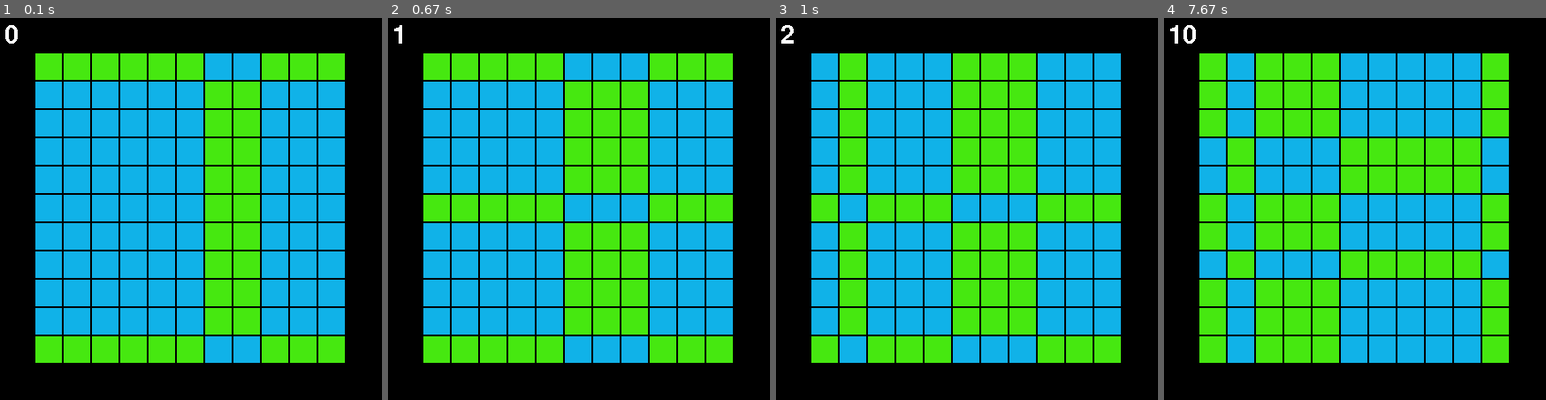
Above: before the commit, frames 1-4 (left to right).
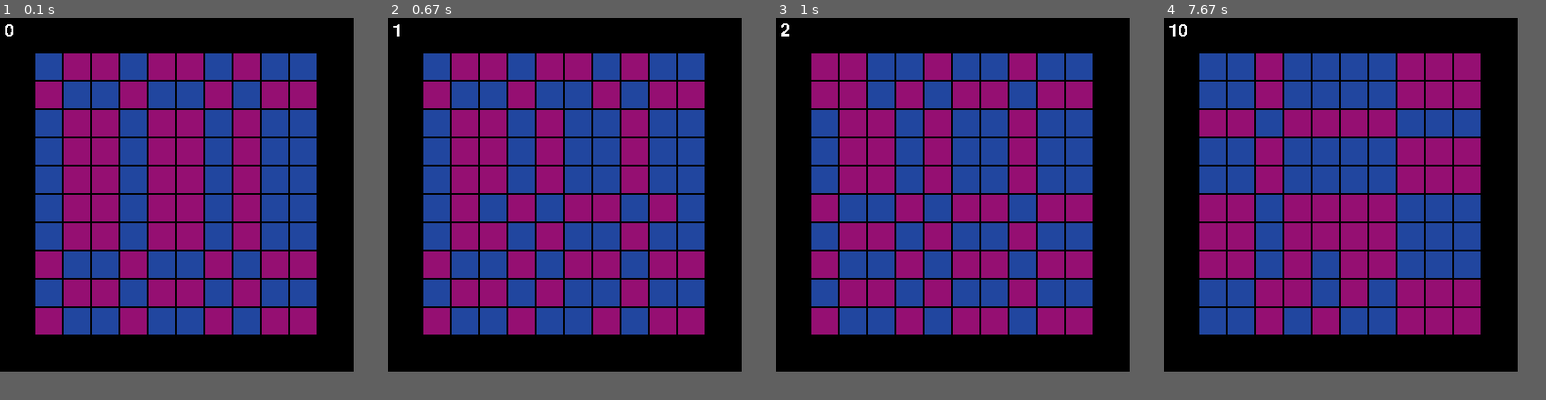
Above: after the commit, the same moments.

Repository: centipeda/pygame-shockwave
Game: pygame game, started from shockgame.py
Two runs of this game, one before a commit and one after it. Both use one fixed random seed, a clock stepped at 60 frames per second and the inputs below.
Inputs (mouse positions are in pixels of both pictures, inside the frame that each line leads up to):
- Up to frame 1 (0.1 s): no input
- Up to frame 2 (0.67 s): click (563, 193) at 0.38 s
- Up to frame 3 (1 s): press the mouse at (951, 193) at 0.7 s; move the mouse to (905, 128) at 0.8 s; release the mouse at (860, 63) at 0.93 s
- Up to frame 4 (7.67 s): press the mouse at (1355, 67) at 1.53 s; move the mouse to (1320, 94) at 1.63 s; release the mouse at (1290, 121) at 1.77 s; press the mouse at (1355, 67) at 2.37 s; move the mouse to (1324, 193) at 2.47 s; release the mouse at (1293, 319) at 2.6 s; press the mouse at (1412, 151) at 3.2 s; move the mouse to (1442, 109) at 3.3 s; release the mouse at (1473, 63) at 3.43 s; press the mouse at (1412, 151) at 4.03 s; move the mouse to (1419, 124) at 4.13 s; release the mouse at (1431, 98) at 4.27 s; press the mouse at (1355, 124) at 4.87 s; move the mouse to (1335, 212) at 4.97 s; release the mouse at (1320, 304) at 5.1 s; press the mouse at (1439, 67) at 5.7 s; move the mouse to (1370, 182) at 5.8 s; release the mouse at (1305, 300) at 5.93 s; press the mouse at (1439, 67) at 6.53 s; move the mouse to (1370, 155) at 6.63 s; release the mouse at (1301, 243) at 6.77 s; press the mouse at (1412, 151) at 7.37 s; move the mouse to (1366, 216) at 7.47 s; release the mouse at (1324, 285) at 7.6 s
In our replay, the window is 432x432 before the commit and 400x400 after it. These sizes can differ from the game's own. Grey fills any space a smaller window leaves; there, only what the larger window draws over its background counts as a difference.

The runs differ from the first frame. In frame 1, 58% of the frame differs, in the area x 1-91%, y 1-91%; in frame 2, 58%; in frame 3, 58%; in frame 4, 59%.

Commit message:
Tiles now actually shockwave, colors randomized.

Diff:
--- a/shockgame.py
+++ b/shockgame.py
@@ -14,6 +14,12 @@
     pygame.display.set_caption(NAME)
     SCREEN.fill(BGCOLOR)
 
+    # Limits.
+    FPS = 30
+    FLIPFRAME = 2
+    frame = 0
+    fpsClock = pygame.time.Clock()
+
     # Creating game grid.
     mainGrid = create_grid(GRIDW,GRIDH)
     mainGrid.assign_rects()
@@ -22,6 +28,14 @@
     # Drawing score counter.
     scorecount = Score()
     scorerect = SCREEN.blit(scorecount.render(),(5,5))
+
+    # For incrementally updating tiles.
+    done = {"left":False,
+             "right":False,
+             "up":False,
+             "down":False}
+    flipping = False
+    dist = 0
 
     # Randomizing tiles.
     mainGrid.randomize_tiles()
@@ -37,25 +51,54 @@
                 sys.exit()
             elif event.type == pygame.MOUSEBUTTONUP:
                 clickCoords = event.pos
+            elif event.type == pygame.KEYDOWN and event.key == pygame.K_ESCAPE:
+                pygame.quit()
+                sys.exit()
 
         # Checks if there's a tile at the clicked location.
         # If so, flips tiles.
-        if clickCoords is not None:
+        if (clickCoords is not None) and (flipping == False):
             clickedTile = tile_at_location(mainGrid,clickCoords)
             if clickedTile is not False:
-                for row in mainGrid.grid:
-                    for tile in row:
-                        if clickedTile == tile:
-                            play_beep()
-                            mainGrid.flip_row(clickedTile.gridrow)
-                            mainGrid.flip_column(clickedTile.gridcol)
-                            scorecount.count += 1
+                play_beep()
+                flipping = True
+                dist = 1
+                clrow = clickedTile.gridrow
+                clcol = clickedTile.gridcol
+                scorecount.count += 1
 
         # Updates score count on board, or displays victory message.
         if not won:
             SCREEN.fill(BGCOLOR,rect=scorerect)
             scorerect = SCREEN.blit(scorecount.render(),(5,5))
 
+        # Incrementally updates tiles.
+        if (flipping is True) and (frame % FLIPFRAME == 0):
+            if done["left"] is False and (clcol - dist >= 0):
+                mainGrid.flip_relative(clrow,clcol,"left",dist)
+            else:
+                done["left"] = True
+            if done["right"] is False and (clcol + dist < GRIDW):
+                mainGrid.flip_relative(clrow,clcol,"right",dist)
+            else:
+                done["right"] = True
+            if done["up"] is False and (clrow - dist >= 0):
+                mainGrid.flip_relative(clrow,clcol,"up",dist)
+            else:
+                done["up"] = True
+            if done["down"] is False and (clrow + dist < GRIDH):
+                mainGrid.flip_relative(clrow,clcol,"down",dist)
+            else:
+                done["down"] = True
+
+        if set(done.values()) == set([True]): # if all of done is True
+            flipping = False
+            done["left"] = False
+            done["right"] = False
+            done["up"] = False
+            done["down"] = False
+        elif flipping == True and (frame % FLIPFRAME == 0):
+            dist += 1
 
         # Updates colors of tiles in board.
         for row in mainGrid.grid:
@@ -72,7 +115,9 @@
             scorerect = SCREEN.blit(scorecount.renderwin(),(5,5))
 
 
+        frame += 1
         pygame.display.update()
+        fpsClock.tick(FPS)
 
 if __name__ == "__main__":
     main()
--- a/shockobjs.py
+++ b/shockobjs.py
@@ -1,6 +1,5 @@
 """Shockwave is a simple game in which the objective is to make all the tiles the same color."""
 
-import sys
 import random
 import pygame
 
@@ -8,25 +7,26 @@
 NAME = "Shockwave"
 
 # color constants
-DEFTILECOLOR = (16,178,232)
-FLIPTILECOLOR = (70,232,16)
+def random_color():
+    return (random.randint(0,255),random.randint(0,255),random.randint(0,255))
 BLACK = (0,0,0)
 WHITE = (255,255,255)
 BGCOLOR = BLACK
+DEFTILECOLOR = random_color()
+FLIPTILECOLOR = random_color()
 
 # size-related constants
-GRIDH = 11
-GRIDW = 11
+GRIDH = 10
+GRIDW = 10
 XMARGIN = 40
 YMARGIN = 40
-XTILEGAP = 2
-YTILEGAP = 2
+TILEGAP = 2
 TILEWIDTH = 30
 TILEHEIGHT = 30
 # fits window size to grid
-WINW = ((XMARGIN * 2) + ((TILEWIDTH + XTILEGAP) * GRIDW))
-WINH = ((YMARGIN * 2) + ((TILEHEIGHT + YTILEGAP) * GRIDH))
-FONTSIZE = WINH / 10
+WINW = ((XMARGIN * 2) + ((TILEWIDTH + TILEGAP) * GRIDW))
+WINH = ((YMARGIN * 2) + ((TILEHEIGHT + TILEGAP) * GRIDH))
+FONTSIZE = 30
 
 class Score():
     def __init__(self):
@@ -82,8 +82,20 @@
         for row in self.grid:
             self.flip_tile(row[column])
 
+    def flip_relative(self,row,column,direction,dist):
+        """Flips a tile dist tiles away from the Tile location
+        dictated by row & column, in direction."""
+        if direction == "left":
+            self.flip_tile(self.grid[row][column - dist])
+        elif direction == "right":
+            self.flip_tile(self.grid[row][column + dist])
+        elif direction == "up":
+            self.flip_tile(self.grid[row - dist][column])
+        elif direction == "down":
+            self.flip_tile(self.grid[row + dist][column])
+
     def randomize_tiles(self):
-        """Randomizes grid tiles in a way that's still solvable."""
+        """Randomizes grid tiles in a way that's solvable."""
         for row in self.grid:
             for tile in row:
                 if random.randint(0,1) == 1:
@@ -99,9 +111,9 @@
                 tile.rect = pygame.Rect(basex + XMARGIN,
                                         basey + YMARGIN,
                                         tile.width,tile.height)
-                basex += (XTILEGAP + tile.width)
+                basex += (TILEGAP + tile.width)
             basex = 0
-            basey += (YTILEGAP + tile.height)
+            basey += (TILEGAP + tile.height)
 
     def draw_grid(self,surface):
         """Draws Tiles to a surface from a Grid object."""
